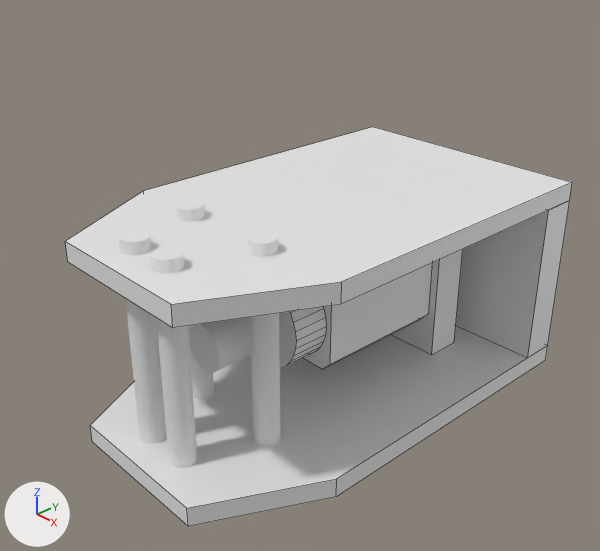
Before and after pictures for a commit that changed the Blender file 3D Model Source REMOVE FOR DEPLOY/Axis6.blend.
One viewpoint serves both versions: a 50 mm camera at (0.137, -0.1907, 0.1001) aimed at (0.0032, -0.0667, 0.0109). The axes (+X, +Y, +Z) are drawn at lower left. The lights are the same throughout. Mesh edges are drawn as thin lines on the coarser meshes.
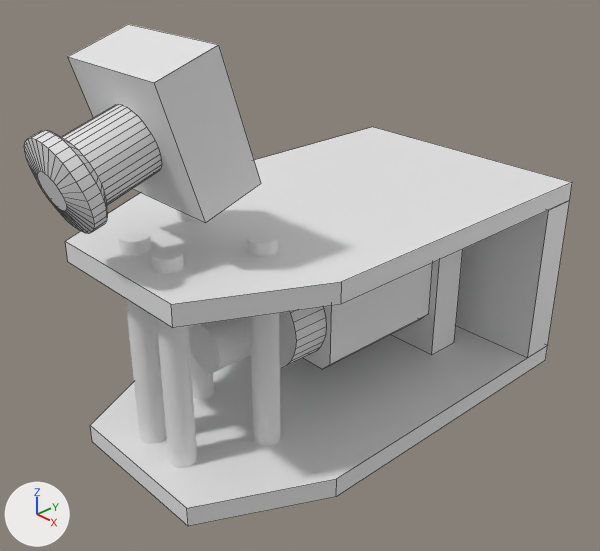
Diff of the bpy script that builds the scene:
```diff
--- a/3D Model Source REMOVE FOR DEPLOY/Axis6.blend.py
+++ b/3D Model Source REMOVE FOR DEPLOY/Axis6.blend.py
@@ me_cube @@
+me_cube.from_pydata(...)  # 168 vertices, 136 faces; spans x -1.0..1.0, y -3.63..1.0, z -1.0..1.0
@@ ob_cube_005 @@
+ob_cube_005 = bpy.data.objects.new('Cube.005', me_cube)
+ob_cube_005.location = (0.0, -0.1, 0.055)
+ob_cube_005.rotation_euler = (0.313, 0.0, 0.0)  # degrees (18, 0, 0)
+ob_cube_005.scale = (0.015, 0.0075, 0.015)
```

What differs and where, as boxes [x1, y1, x2, y2] in the pictures (600 x 551 px):
'Cube.005', added: after [24, 24, 261, 234]
